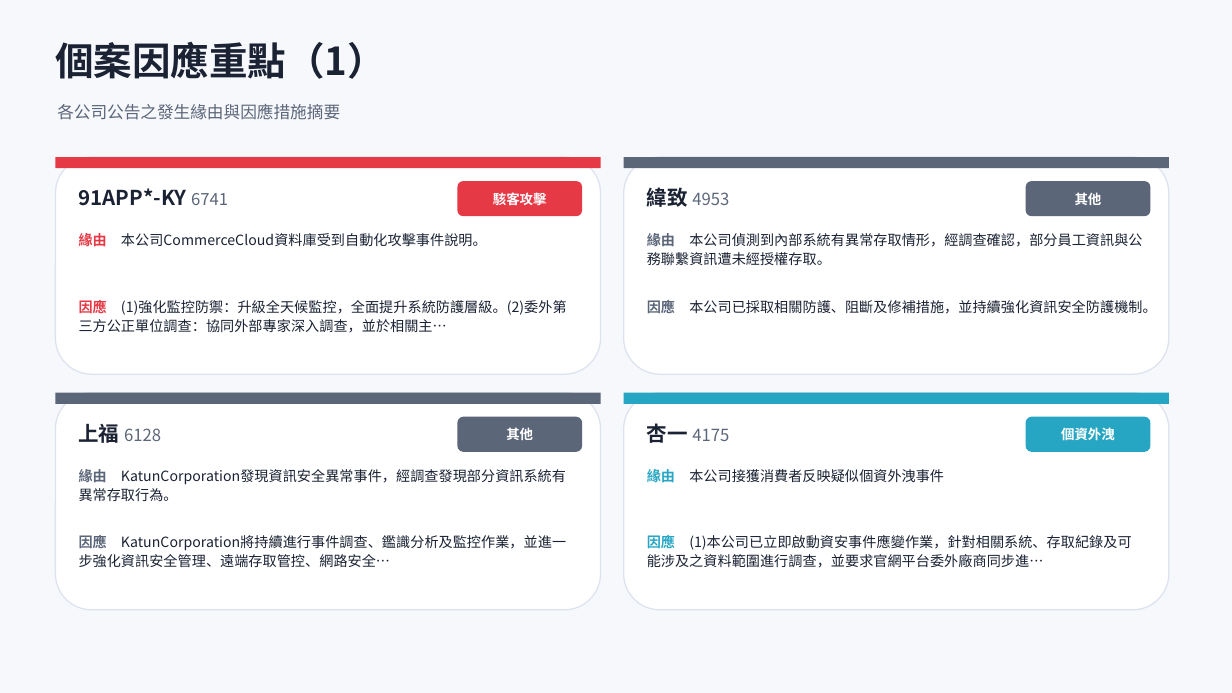
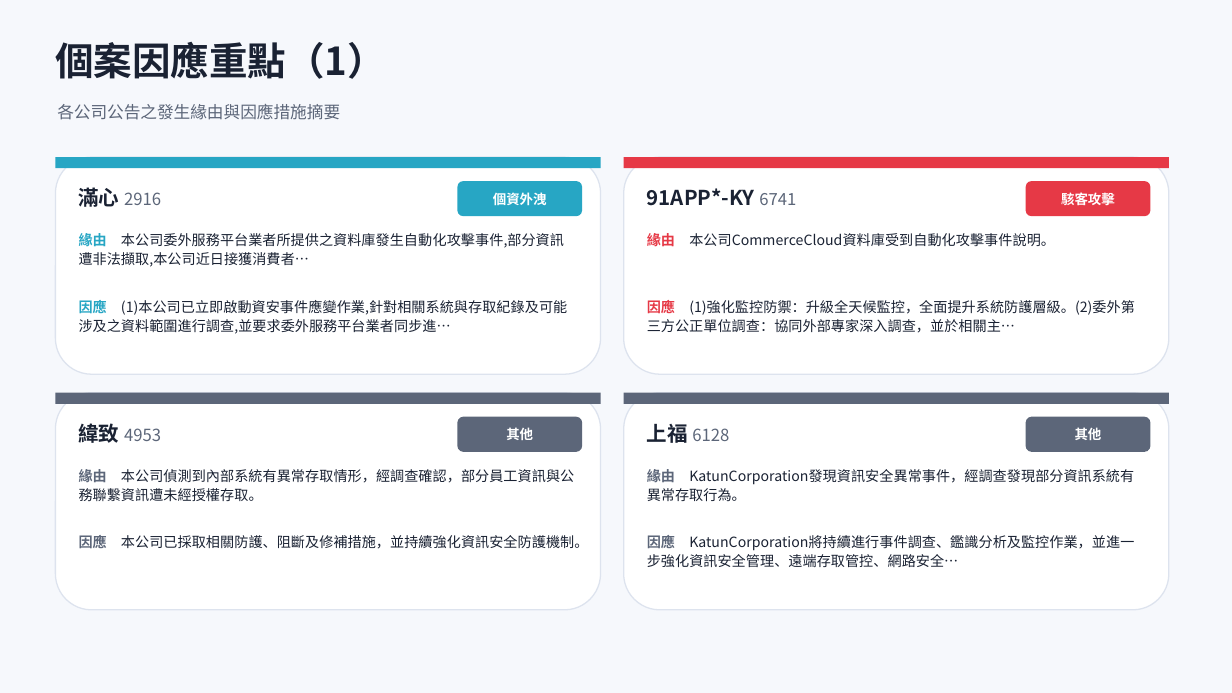
Before and after one commit to Johnnylin77/mops-isec-monitor, a slide deck: slide 6 of 資安事件因應分析.pptx. Drawn at 1232x693 pixels with LibreOffice and Linux fonts; fonts in the diff are those of the drawing. Boxes give left, top, right and bottom in pixels: in the first picture for what was removed or moved away, otherwise in the second. Text is boxed around its words. In the diff, an @@ line names an element or a change of style, - is before the commit and + after.

```diff
--- a/資安事件因應分析.pptx
+++ b/資安事件因應分析.pptx
@@ rectangle at (55,157,601,168): fill #E63946 to #27A6C4 @@
@@ rectangle at (624,157,1169,168): fill #5C6679 to #E63946 @@
@@ text at (79,187,161,207): text changed; size 16 to 13 pt; text colour #1A2233 to #5C6679; bold off @@
-91APP*-KY 6741
+滿心 2916
@@ rounded rectangle at (457,181,582,216): fill #E63946 to #27A6C4 @@
@@ text at (493,192,547,205): text changed @@
-駭客攻擊
+個資外洩
@@ text at (647,188,796,206): text changed; size 13 to 16 pt; text colour #5C6679 to #1A2233; bold on @@
-緯致 4953
+91APP*-KY 6741
@@ rounded rectangle at (1026,181,1151,216): fill #5C6679 to #E63946 @@
@@ text at (1061,192,1115,205): text changed @@
-其他
+駭客攻擊
@@ text at (79,231,564,267): text changed @@
-緣由 本公司CommerceCloud資料庫受到自動化攻擊事件說明。
+緣由 本公司委外服務平台業者所提供之資料庫發生自動化攻擊事件,部分資訊遭非法擷取,本公司近日接獲消費者…
@@ text at (647,231,1055,249): text changed @@
-緣由 本公司偵測到內部系統有異常存取情形，經調查確認，部分員工資訊與公務聯繫資訊遭未經授權存取。
+緣由 本公司CommerceCloud資料庫受到自動化攻擊事件說明。
@@ text at (79,298,567,334): text changed @@
-因應 (1)強化監控防禦：升級全天候監控，全面提升系統防護層級。(2)委外第三方公正單位調查：協同外部專家深入調查，並於相關主…
+因應 (1)本公司已立即啟動資安事件應變作業,針對相關系統與存取紀錄及可能涉及之資料範圍進行調查,並要求委外服務平台業者同步進…
@@ text at (647,298,1135,333): text changed @@
-因應 本公司已採取相關防護、阻斷及修補措施，並持續強化資訊安全防護機制。
+因應 (1)強化監控防禦：升級全天候監控，全面提升系統防護層級。(2)委外第三方公正單位調查：協同外部專家深入調查，並於相關主…
@@ rectangle at (624,393,1169,404): fill #27A6C4 to #5C6679 @@
@@ rounded rectangle at (1026,417,1151,452): fill #27A6C4 to #5C6679 @@
@@ text at (79,423,161,443): text changed @@
-上福 6128
+緯致 4953
@@ text at (647,424,729,443): text changed @@
-杏一 4175
+上福 6128
@@ text at (1075,427,1102,440): text changed @@
-個資外洩
+其他
@@ text at (79,467,574,501): text changed @@
-緣由 KatunCorporation發現資訊安全異常事件，經調查發現部分資訊系統有異常存取行為。
+緣由 本公司偵測到內部系統有異常存取情形，經調查確認，部分員工資訊與公務聯繫資訊遭未經授權存取。
@@ text at (647,467,1134,501): text changed @@
-緣由 本公司接獲消費者反映疑似個資外洩事件
+緣由 KatunCorporation發現資訊安全異常事件，經調查發現部分資訊系統有異常存取行為。
@@ text at (79,533,588,551): text changed @@
-因應 KatunCorporation將持續進行事件調查、鑑識分析及監控作業，並進一步強化資訊安全管理、遠端存取管控、網路安全…
+因應 本公司已採取相關防護、阻斷及修補措施，並持續強化資訊安全防護機制。
@@ text at (647,533,1134,567): text changed @@
-因應 (1)本公司已立即啟動資安事件應變作業，針對相關系統、存取紀錄及可能涉及之資料範圍進行調查，並要求官網平台委外廠商同步進…
+因應 KatunCorporation將持續進行事件調查、鑑識分析及監控作業，並進一步強化資訊安全管理、遠端存取管控、網路安全…
```
Also in this commit, not shown: 6 other slides changed, 2 other files.
